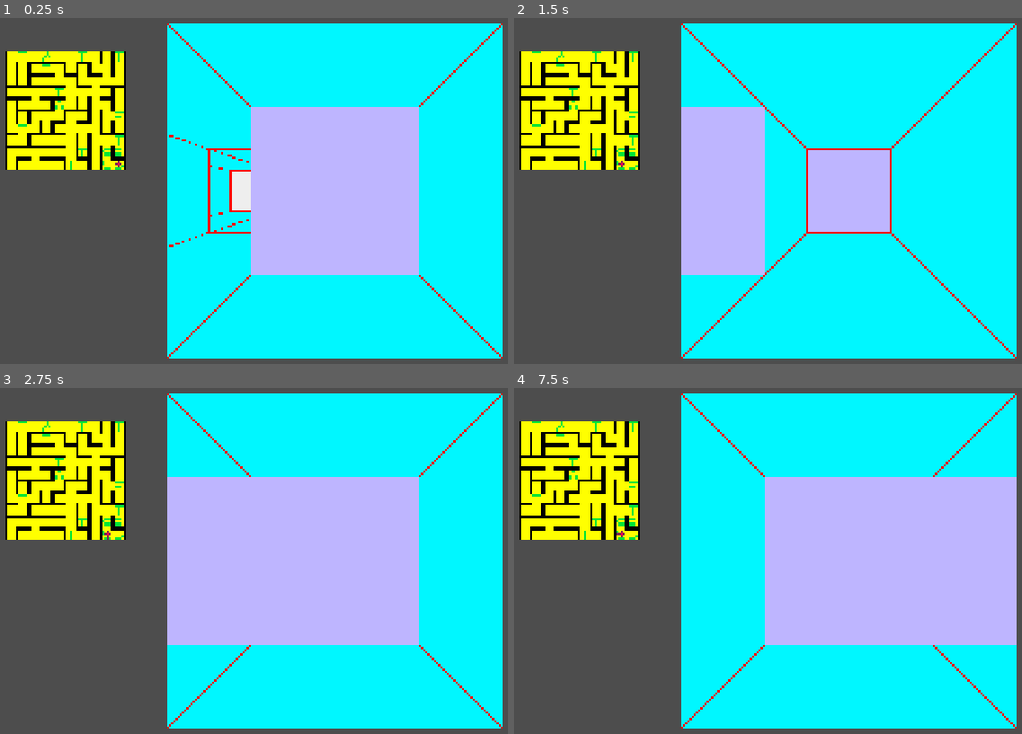
Above: before the commit, frames 1-4 (two rows, left to right).
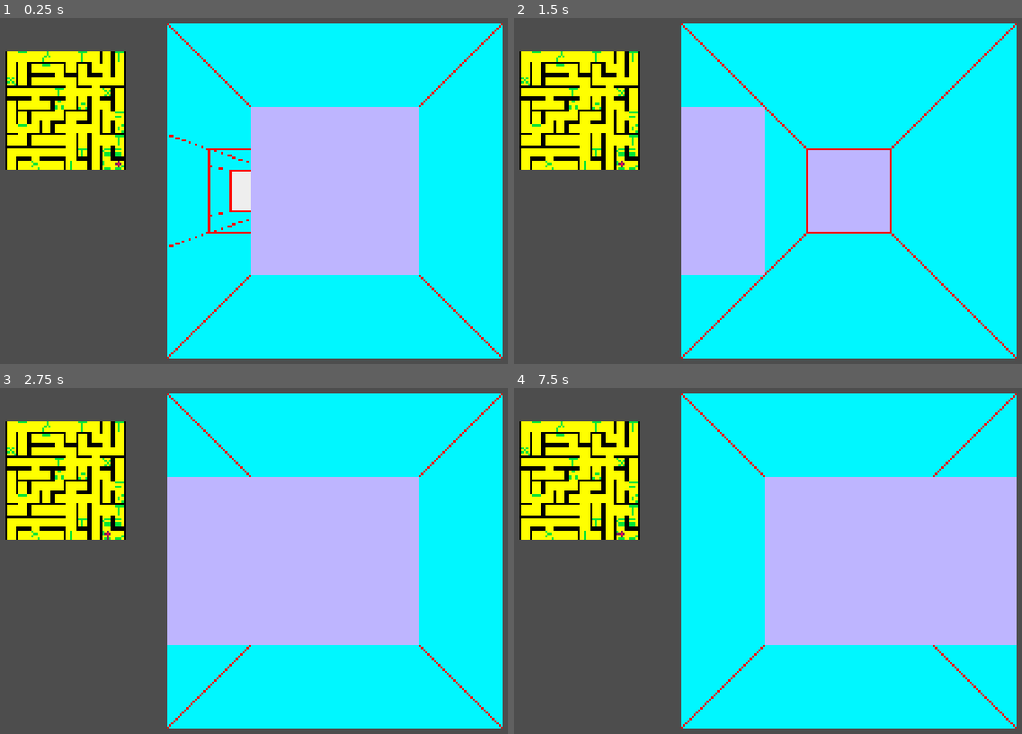
Above: after the commit, the same moments.

Repository: sym-z/arm-to-the-teeth
Game: Godot game, scene res://scenes/testing_level/testing_level.tscn
The game is run twice, just before and just after one commit, with the same random seed, the same clock (stepped at 60 frames per second) and the same inputs. The project has no main scene, so this scene is started directly.
Inputs:
- Up to frame 1 (0.25 s): no input
- Up to frame 2 (1.5 s): tap Enter at 0.5 s; hold D (turn_right) 0.53-1.28 s; tap Space at 1.25 s; hold S (move_back) from 1.28 s (still down)
- Up to frame 3 (2.75 s): tap Enter at 2 s; release S (move_back) at 2.03 s; hold D (turn_right) from 2.03 s (still down)
- Up to frame 4 (7.5 s): tap Space at 2.75, 4.25 s; release D (turn_right) at 2.78 s; hold W (move_forward) 2.78-3.53 s; tap Enter at 3.5 s; hold A (turn_left) 3.53-5.03 s; hold S (move_back) 5.03-5.78 s; hold D (turn_right) 5.78-6.53 s; hold W (move_forward) 6.53-7.28 s; hold D (turn_right) from 7.28 s (still down)

The runs differ from the first frame. In frame 1, less than 0.1% of the frame differs, in the area x 1-25%, y 17-44%; in frame 2, less than 0.1%; in frame 3, less than 0.1%; in frame 4, less than 0.1%.

Commit message:
enemy type cell integration

Diff:
--- a/src/prefabs/debug_visualizer/debug_visualizer.gd
+++ b/src/prefabs/debug_visualizer/debug_visualizer.gd
@@ -12,6 +12,7 @@
 var spawn_icon : Texture2D = preload("uid://c1luniab6md7i")
 var arm_icon : Texture2D = preload("uid://ya10rgihl35a")
 var tooth_icon : Texture2D = preload("uid://m1kguw4tngc6")
+var enemy_icon : Texture2D = preload("uid://dw3dir653odkp")
 var player_db_sprite : Sprite2D
 const FRAME_SIZE = 8
 ## Converts bitwise representation of walls to a frame in the SpriteFrames object
@@ -54,7 +55,9 @@
 				Cell.TYPE.TOOTH:
 					icon_sprite.texture = tooth_icon
 					icons[world_map[key].position] = icon_sprite
-			#icon_sprite.position = curr_sprite.position
+				Cell.TYPE.ENEMY:
+					icon_sprite.texture = enemy_icon
+					icons[world_map[key].position] = icon_sprite
 			curr_sprite.add_child(icon_sprite)
 		add_child(curr_sprite)
 	place_player()
--- a/src/prefabs/dungeon_viewport/dungeon_viewport.gd
+++ b/src/prefabs/dungeon_viewport/dungeon_viewport.gd
@@ -322,5 +322,9 @@
 			content_sprite.animation = "tooth"
 			content_sprite.visible = true
 			content_sprite.play()
+		Cell.TYPE.ENEMY:
+			content_sprite.animation = "enemy"
+			content_sprite.visible = true
+			content_sprite.play()
 		_:
 			content_sprite.visible = false
--- a/src/prefabs/dungeon_viewport/dungeon_viewport.tscn
+++ b/src/prefabs/dungeon_viewport/dungeon_viewport.tscn
@@ -15,15 +15,18 @@
 [ext_resource type="Texture2D" uid="uid://beuabijdjaxqw" path="res://assets/visual/prototype_renderer/d2_far_center.png" id="5_erokt"]
 [ext_resource type="Texture2D" uid="uid://5dtis4bcqvb6" path="res://assets/visual/prototype_renderer/d2_big_farther.png" id="5_i3d71"]
 [ext_resource type="Texture2D" uid="uid://drdm7bjxyj6cq" path="res://assets/visual/prototype_renderer/d2_side.png" id="6_erokt"]
+[ext_resource type="Texture2D" uid="uid://ckhjs5g34kgow" path="res://assets/visual/prototype_items/enemy_d2.png" id="6_n4cni"]
 [ext_resource type="Texture2D" uid="uid://cojclurpl4y7n" path="res://assets/visual/prototype_items/tooth_d2.png" id="7_edhwo"]
 [ext_resource type="Texture2D" uid="uid://5bhwdtvrlgug" path="res://assets/visual/prototype_renderer/d2_big_far.png" id="7_erokt"]
 [ext_resource type="Texture2D" uid="uid://h0i2h8gqprh7" path="res://assets/visual/prototype_items/exit_d1.png" id="12_kb4cg"]
 [ext_resource type="Script" uid="uid://bw86rjk7vpya7" path="res://scripts/content.gd" id="14_2bd64"]
 [ext_resource type="Texture2D" uid="uid://b2qt2hc7kvpnm" path="res://assets/visual/prototype_items/arm_d1.png" id="16_3rmra"]
 [ext_resource type="Texture2D" uid="uid://dveclwb1d1orr" path="res://assets/visual/prototype_items/exit_d0.png" id="16_catg2"]
+[ext_resource type="Texture2D" uid="uid://usv74cjcjiqn" path="res://assets/visual/prototype_items/enemy_d1.png" id="18_b4v8s"]
 [ext_resource type="Texture2D" uid="uid://bpler3spyuok4" path="res://assets/visual/prototype_items/tooth_d1.png" id="18_n4cni"]
 [ext_resource type="Texture2D" uid="uid://c84jggsyj8q8v" path="res://assets/visual/prototype_items/arm_d0.png" id="22_b4v8s"]
 [ext_resource type="Texture2D" uid="uid://bmklroogj3q51" path="res://assets/visual/prototype_items/tooth_d0.png" id="24_ffc3i"]
+[ext_resource type="Texture2D" uid="uid://bqyehlmp43urj" path="res://assets/visual/prototype_items/enemy_d0.png" id="25_ffc3i"]
 
 [sub_resource type="AtlasTexture" id="AtlasTexture_74po6"]
 atlas = ExtResource("2_i3d71")
@@ -200,6 +203,10 @@
 atlas = ExtResource("5_2qty0")
 region = Rect2(0, 0, 112, 112)
 
+[sub_resource type="AtlasTexture" id="AtlasTexture_q21tx"]
+atlas = ExtResource("6_n4cni")
+region = Rect2(0, 0, 112, 112)
+
 [sub_resource type="AtlasTexture" id="AtlasTexture_b80o7"]
 atlas = ExtResource("5_catg2")
 region = Rect2(0, 0, 112, 112)
@@ -221,6 +228,14 @@
 "frames": [],
 "loop": true,
 "name": &"default",
+"speed": 5.0
+}, {
+"frames": [{
+"duration": 1.0,
+"texture": SubResource("AtlasTexture_q21tx")
+}],
+"loop": true,
+"name": &"enemy",
 "speed": 5.0
 }, {
 "frames": [{
@@ -291,6 +306,10 @@
 atlas = ExtResource("5_2qty0")
 region = Rect2(0, 0, 112, 112)
 
+[sub_resource type="AtlasTexture" id="AtlasTexture_wf8ql"]
+atlas = ExtResource("6_n4cni")
+region = Rect2(0, 0, 112, 112)
+
 [sub_resource type="AtlasTexture" id="AtlasTexture_m1j6k"]
 atlas = ExtResource("5_catg2")
 region = Rect2(0, 0, 112, 112)
@@ -312,6 +331,14 @@
 "frames": [],
 "loop": true,
 "name": &"default",
+"speed": 5.0
+}, {
+"frames": [{
+"duration": 1.0,
+"texture": SubResource("AtlasTexture_wf8ql")
+}],
+"loop": true,
+"name": &"enemy",
 "speed": 5.0
 }, {
 "frames": [{
@@ -382,6 +409,10 @@
 atlas = ExtResource("5_2qty0")
 region = Rect2(0, 0, 112, 112)
 
+[sub_resource type="AtlasTexture" id="AtlasTexture_hr8vc"]
+atlas = ExtResource("6_n4cni")
+region = Rect2(0, 0, 112, 112)
+
 [sub_resource type="AtlasTexture" id="AtlasTexture_ptbe1"]
 atlas = ExtResource("5_catg2")
 region = Rect2(0, 0, 112, 112)
@@ -403,6 +434,14 @@
 "frames": [],
 "loop": true,
 "name": &"default",
+"speed": 5.0
+}, {
+"frames": [{
+"duration": 1.0,
+"texture": SubResource("AtlasTexture_hr8vc")
+}],
+"loop": true,
+"name": &"enemy",
 "speed": 5.0
 }, {
 "frames": [{
@@ -477,6 +516,10 @@
 atlas = ExtResource("5_2qty0")
 region = Rect2(0, 0, 112, 112)
 
+[sub_resource type="AtlasTexture" id="AtlasTexture_or6bm"]
+atlas = ExtResource("6_n4cni")
+region = Rect2(0, 0, 112, 112)
+
 [sub_resource type="AtlasTexture" id="AtlasTexture_7y45n"]
 atlas = ExtResource("5_catg2")
 region = Rect2(0, 0, 112, 112)
@@ -498,6 +541,14 @@
 "frames": [],
 "loop": true,
 "name": &"default",
+"speed": 5.0
+}, {
+"frames": [{
+"duration": 1.0,
+"texture": SubResource("AtlasTexture_or6bm")
+}],
+"loop": true,
+"name": &"enemy",
 "speed": 5.0
 }, {
 "frames": [{
@@ -543,6 +594,10 @@
 atlas = ExtResource("5_2qty0")
 region = Rect2(0, 0, 112, 112)
 
+[sub_resource type="AtlasTexture" id="AtlasTexture_cxoo8"]
+atlas = ExtResource("6_n4cni")
+region = Rect2(0, 0, 112, 112)
+
 [sub_resource type="AtlasTexture" id="AtlasTexture_l633t"]
 atlas = ExtResource("5_catg2")
 region = Rect2(0, 0, 112, 112)
@@ -564,6 +619,14 @@
 "frames": [],
 "loop": true,
 "name": &"default",
+"speed": 5.0
+}, {
+"frames": [{
+"duration": 1.0,
+"texture": SubResource("AtlasTexture_cxoo8")
+}],
+"loop": true,
+"name": &"enemy",
 "speed": 5.0
 }, {
 "frames": [{
@@ -638,6 +701,10 @@
 atlas = ExtResource("5_2qty0")
 region = Rect2(0, 0, 112, 112)
 
+[sub_resource type="AtlasTexture" id="AtlasTexture_3flx8"]
+atlas = ExtResource("6_n4cni")
+region = Rect2(0, 0, 112, 112)
+
 [sub_resource type="AtlasTexture" id="AtlasTexture_5grxc"]
 atlas = ExtResource("5_catg2")
 region = Rect2(0, 0, 112, 112)
@@ -659,6 +726,14 @@
 "frames": [],
 "loop": true,
 "name": &"default",
+"speed": 5.0
+}, {
+"frames": [{
+"duration": 1.0,
+"texture": SubResource("AtlasTexture_3flx8")
+}],
+"loop": true,
+"name": &"enemy",
 "speed": 5.0
 }, {
 "frames": [{
@@ -704,6 +779,10 @@
 atlas = ExtResource("5_2qty0")
 region = Rect2(0, 0, 112, 112)
 
+[sub_resource type="AtlasTexture" id="AtlasTexture_yo2kn"]
+atlas = ExtResource("6_n4cni")
+region = Rect2(0, 0, 112, 112)
+
 [sub_resource type="AtlasTexture" id="AtlasTexture_6dn1y"]
 atlas = ExtResource("5_catg2")
 region = Rect2(0, 0, 112, 112)
@@ -725,6 +804,14 @@
 "frames": [],
 "loop": true,
 "name": &"default",
+"speed": 5.0
+}, {
+"frames": [{
+"duration": 1.0,
+"texture": SubResource("AtlasTexture_yo2kn")
+}],
+"loop": true,
+"name": &"enemy",
 "speed": 5.0
 }, {
 "frames": [{
@@ -878,6 +965,10 @@
 atlas = ExtResource("16_3rmra")
 region = Rect2(0, 0, 224, 224)
 
+[sub_resource type="AtlasTexture" id="AtlasTexture_jn3b0"]
+atlas = ExtResource("18_b4v8s")
+region = Rect2(0, 0, 224, 224)
+
 [sub_resource type="AtlasTexture" id="AtlasTexture_ptq6m"]
 atlas = ExtResource("12_kb4cg")
 region = Rect2(0, 0, 224, 224)
@@ -903,6 +994,14 @@
 }, {
 "frames": [{
 "duration": 1.0,
+"texture": SubResource("AtlasTexture_jn3b0")
+}],
+"loop": true,
+"name": &"enemy",
+"speed": 5.0
+}, {
+"frames": [{
+"duration": 1.0,
 "texture": SubResource("AtlasTexture_ptq6m")
 }],
 "loop": true,
@@ -973,6 +1072,10 @@
 atlas = ExtResource("16_3rmra")
 region = Rect2(0, 0, 224, 224)
 
+[sub_resource type="AtlasTexture" id="AtlasTexture_1d78c"]
+atlas = ExtResource("18_b4v8s")
+region = Rect2(0, 0, 224, 224)
+
 [sub_resource type="AtlasTexture" id="AtlasTexture_l75dw"]
 atlas = ExtResource("12_kb4cg")
 region = Rect2(0, 0, 224, 224)
@@ -998,6 +1101,14 @@
 }, {
 "frames": [{
 "duration": 1.0,
+"texture": SubResource("AtlasTexture_1d78c")
+}],
+"loop": true,
+"name": &"enemy",
+"speed": 5.0
+}, {
+"frames": [{
+"duration": 1.0,
 "texture": SubResource("AtlasTexture_l75dw")
 }],
 "loop": true,
@@ -1039,6 +1150,10 @@
 atlas = ExtResource("16_3rmra")
 region = Rect2(0, 0, 224, 224)
 
+[sub_resource type="AtlasTexture" id="AtlasTexture_cwuyu"]
+atlas = ExtResource("18_b4v8s")
+region = Rect2(0, 0, 224, 224)
+
 [sub_resource type="AtlasTexture" id="AtlasTexture_gv4ay"]
 atlas = ExtResource("12_kb4cg")
 region = Rect2(0, 0, 224, 224)
@@ -1064,6 +1179,14 @@
 }, {
 "frames": [{
 "duration": 1.0,
+"texture": SubResource("AtlasTexture_cwuyu")
+}],
+"loop": true,
+"name": &"enemy",
+"speed": 5.0
+}, {
+"frames": [{
+"duration": 1.0,
 "texture": SubResource("AtlasTexture_gv4ay")
 }],
 "loop": true,
@@ -1192,6 +1315,10 @@
 atlas = ExtResource("22_b4v8s")
 region = Rect2(0, 0, 448, 448)
 
+[sub_resource type="AtlasTexture" id="AtlasTexture_u1y3d"]
+atlas = ExtResource("25_ffc3i")
+region = Rect2(0, 0, 448, 448)
+
 [sub_resource type="AtlasTexture" id="AtlasTexture_wqhcc"]
 atlas = ExtResource("16_catg2")
 region = Rect2(0, 0, 448, 448)
@@ -1213,6 +1340,14 @@
 "frames": [],
 "loop": true,
 "name": &"default",
+"speed": 5.0
+}, {
+"frames": [{
+"duration": 1.0,
+"texture": SubResource("AtlasTexture_u1y3d")
+}],
+"loop": true,
+"name": &"enemy",
 "speed": 5.0
 }, {
 "frames": [{
@@ -1310,7 +1445,7 @@
 visible = false
 position = Vector2(-53, 28)
 sprite_frames = SubResource("SpriteFrames_gv4ay")
-animation = &"tooth"
+animation = &"enemy"
 script = ExtResource("14_2bd64")
 wall_to_check = NodePath("../../Farther Left Wall")
 root_parent = NodePath("../../..")
@@ -1329,7 +1464,7 @@
 visible = false
 position = Vector2(-47, 34)
 sprite_frames = SubResource("SpriteFrames_nlr2u")
-animation = &"tooth"
+animation = &"enemy"
 script = ExtResource("14_2bd64")
 wall_to_check = NodePath("../../Far Left Wall")
 root_parent = NodePath("../../..")
@@ -1348,7 +1483,7 @@
 visible = false
 position = Vector2(-4, 36)
 sprite_frames = SubResource("SpriteFrames_nmgve")
-animation = &"tooth"
+animation = &"enemy"
 script = ExtResource("14_2bd64")
 wall_to_check = NodePath("../../Left Wall")
 root_parent = NodePath("../../..")
@@ -1367,7 +1502,7 @@
 visible = false
 position = Vector2(1, 43)
 sprite_frames = SubResource("SpriteFrames_4tto7")
-animation = &"tooth"
+animation = &"enemy"
 
 [node name="Right Center Wall" type="AnimatedSprite2D" parent="Distance 2"]
 z_index = 5
@@ -1378,7 +1513,7 @@
 visible = false
 position = Vector2(18, 39)
 sprite_frames = SubResource("SpriteFrames_orjpd")
-animation = &"arm"
+animation = &"enemy"
 script = ExtResource("14_2bd64")
 wall_to_check = NodePath("../../Right Wall")
 root_parent = NodePath("../../..")
@@ -1399,7 +1534,7 @@
 visible = false
 position = Vector2(38, 31)
 sprite_frames = SubResource("SpriteFrames_0fugf")
-animation = &"tooth"
+animation = &"enemy"
 script = ExtResource("14_2bd64")
 wall_to_check = NodePath("../../Far Right Wall")
 root_parent = NodePath("../../..")
@@ -1414,7 +1549,7 @@
 visible = false
 position = Vector2(55, 28)
 sprite_frames = SubResource("SpriteFrames_tsqxy")
-animation = &"tooth"
+animation = &"enemy"
 script = ExtResource("14_2bd64")
 wall_to_check = NodePath("../../Farther Right Wall")
 root_parent = NodePath("../../..")
@@ -1452,7 +1587,7 @@
 visible = false
 position = Vector2(-72, 66)
 sprite_frames = SubResource("SpriteFrames_5csd1")
-animation = &"tooth"
+animation = &"enemy"
 script = ExtResource("14_2bd64")
 wall_to_check = NodePath("../../Left Wall")
 root_parent = NodePath("../../..")
@@ -1471,7 +1606,7 @@
 visible = false
 position = Vector2(-4, 75)
 sprite_frames = SubResource("SpriteFrames_b80o7")
-animation = &"tooth"
+animation = &"enemy"
 
 [node name="Right Center Wall" type="AnimatedSprite2D" parent="Distance 1"]
 z_index = 1
@@ -1482,7 +1617,7 @@
 visible = false
 position = Vector2(46, 94)
 sprite_frames = SubResource("SpriteFrames_blei6")
-animation = &"arm"
+animation = &"enemy"
 script = ExtResource("14_2bd64")
 wall_to_check = NodePath("../../Right Wall")
 root_parent = NodePath("../../..")
@@ -1516,7 +1651,7 @@
 visible = false
 position = Vector2(204, 570)
 sprite_frames = SubResource("SpriteFrames_m1j6k")
-animation = &"tooth"
+animation = &"enemy"
 
 [node name="Right Wall" type="AnimatedSprite2D" parent="Distance 0"]
 position = Vector2(1184, 92)
--- a/src/prefabs/map/map.gd
+++ b/src/prefabs/map/map.gd
@@ -224,6 +224,7 @@
 	place_items_randomly(Cell.TYPE.TOOTH,10)
 	place_items_randomly(Cell.TYPE.ARM,2)
 	# Place Enemies
+	place_items_randomly(Cell.TYPE.ENEMY, 5)
 	map_filled.emit()
 
 # Set all surrounding cells to a type. (Including diagonals)
@@ -257,17 +258,6 @@
 		empty_cells.erase(rand_loc)
 	world_map[rand_loc].contents = Cell.TYPE.EXIT
 	print("Exit at: ", rand_loc)
-	#var exit_chosen : bool = false
-	#while exit_chosen == false:
-		#var rand_loc : Vector2i = Vector2i(randi_range(0,rows-1), randi_range(0,cols-1))
-		## TESTING
-		#rand_loc = Vector2i(8,9)
-		#if Globals.debug == true:
-			#rand_loc = Vector2i(4,5)
-		#if world_map[rand_loc].contents == Cell.TYPE.EMPTY:
-			#world_map[rand_loc].contents = Cell.TYPE.EXIT
-			#exit_chosen = true
-			#print("EXIT AT: ", rand_loc)
 
 func is_map_full() -> bool:
 	if empty_cells.size() == 0:
--- a/src/prefabs/player/player.gd
+++ b/src/prefabs/player/player.gd
@@ -105,6 +105,8 @@
 				map.make_cell_empty(curr_cell)
 				item_picked_up.emit()
 				print("PICKED UP TOOTH! PLAYER NOW HOLDS ", tooth_count, " TEETH!")
+		Cell.TYPE.ENEMY:
+			print("PLAYER ON ENEMY!")
 
 
 # After the map has been generated, mark the player's starting position as their spawn point.
Not shown: 1 places in src/prefabs/dungeon_viewport/dungeon_viewport.tscn that only renumber resources
Not shown, changed: docs/DESIGN.md
